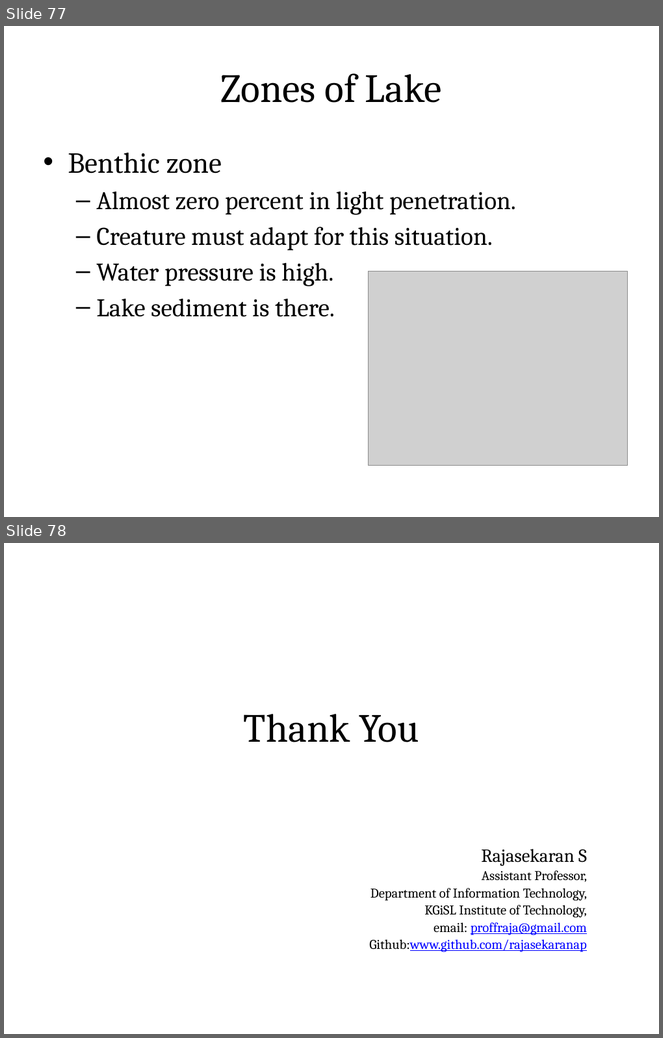
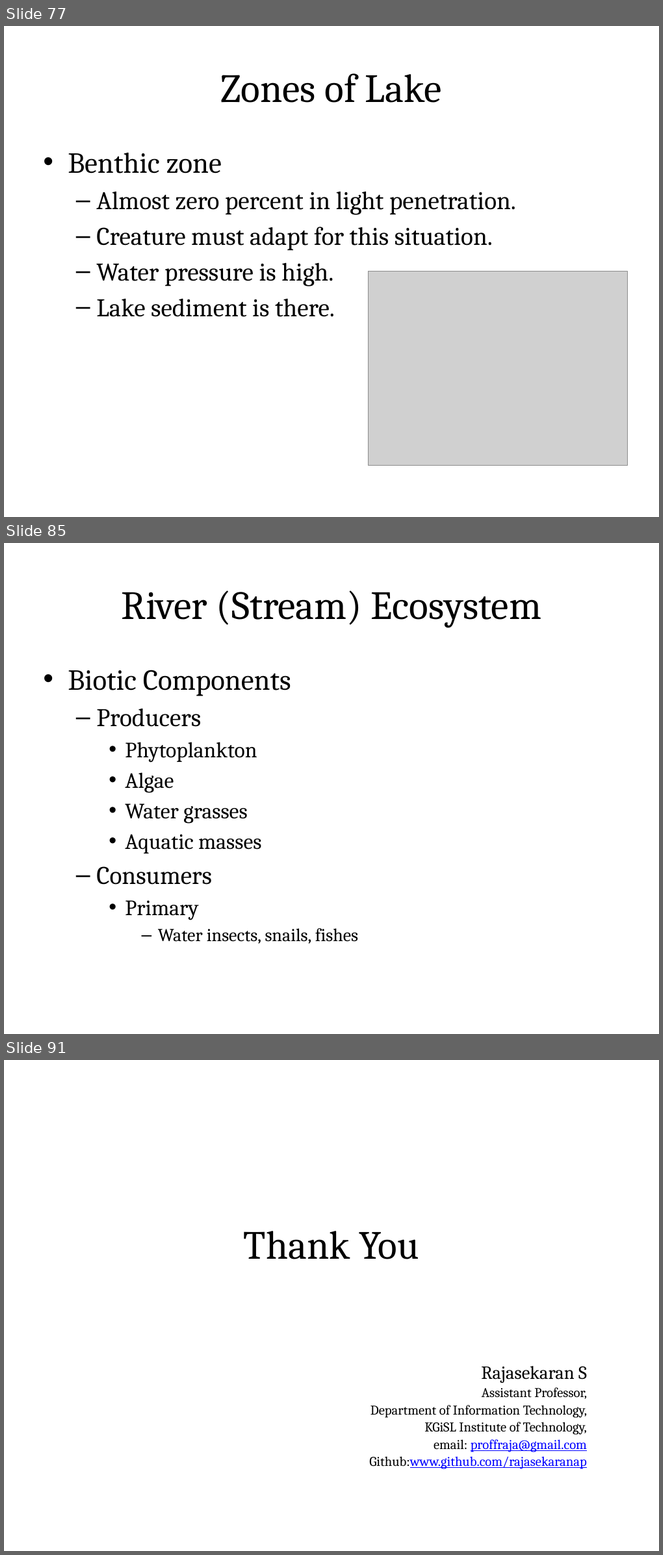
Before and after one commit to rajasekaran36/GE8291-Environmental-Science-and-Engineering, a slide deck: Slides/GE8291-U1.pptx. Shown one above the other, each under a label of ours: slides 77 and 78 before the commit, slides 77, 85 and 91 after it; the slides between them are not shown. The pictures are 663x1038 and 663x1555 pixels, drawn with LibreOffice and Linux fonts; fonts in the diff are those of the drawing; grey boxes stand for pictures. Boxes give left, top, right and bottom in pixels: in the first picture for what was removed or moved away, otherwise in the second. Text is boxed around its words. In the diff, an @@ line names an element or a change of style, - is before the commit and + after.

```diff
--- a/Slides/GE8291-U1.pptx
+++ b/Slides/GE8291-U1.pptx
@@ slide 85 added at <box>4,543,659,1034</box>, background #FFFFFF @@
@@ title added at <box>36,563,627,644</box>, fill gradient #DAFDA7 to #E4FCC2 to #F5FFE7, outline #98B955 0.75 pt, 44 pt, text #000000 @@
+River (Stream) Ecosystem
@@ text added at <box>68,670,358,944</box>, 24 pt, text #000000 @@
+• Biotic Components
+  – Producers
+    • Phytoplankton
+    • Algae
+    • Water grasses
+    • Aquatic masses
+  – Consumers
+    • Primary
+      – Water insects, snails, fishes
@@ what was slide 78 is now slide 91 @@
```
Also in this commit, not shown: 12 other slides added, 1 other file.
